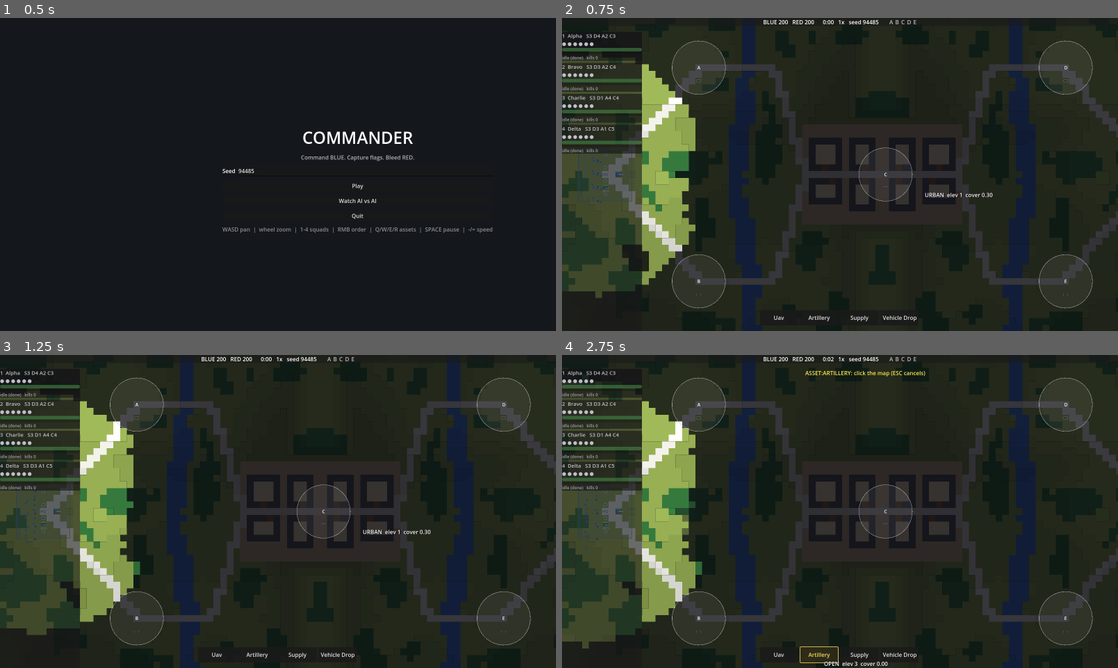
Above: before the commit, frames 1-4 (two rows, left to right).
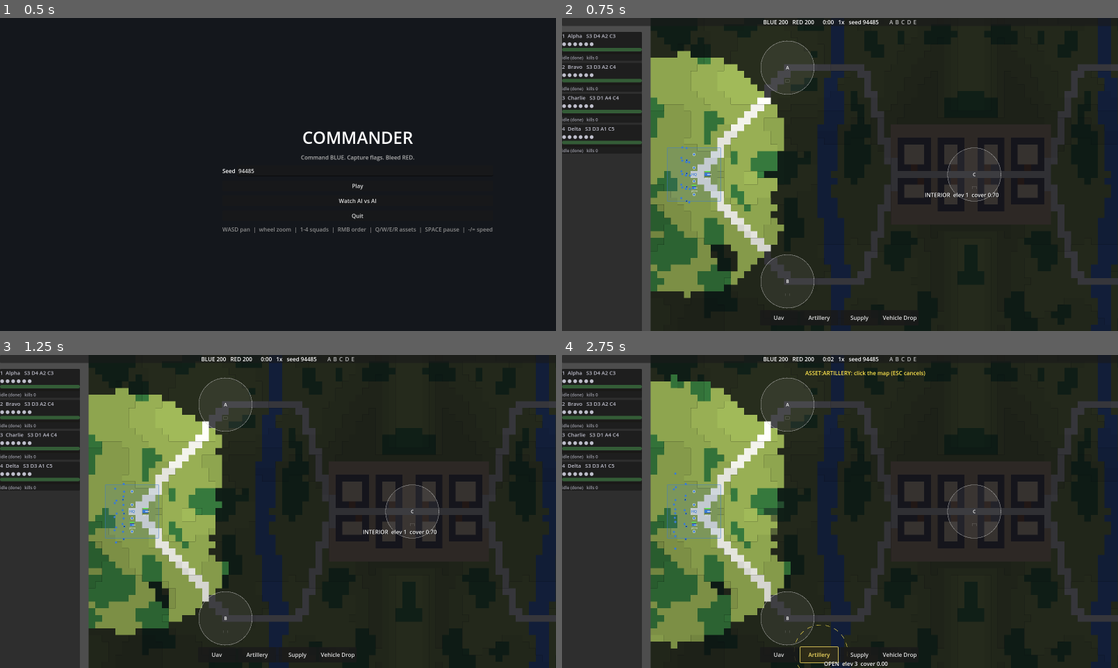
Above: after the commit, the same moments.

Repository: phd1992/bf2-commander
Game: Godot game, scene res://scenes/main.tscn
Same seed, same stepped clock (60 frames per second), same inputs: the game is played once before the commit and once after it.
Inputs:
- Up to frame 1 (0.5 s): no input
- Up to frame 2 (0.75 s): click "Play" at 0.5 s
- Up to frame 3 (1.25 s): no input
- Up to frame 4 (2.75 s): click "Uav" at 1.25 s; click "Artillery" at 2 s

Frame 1 is identical in both runs. In frame 2, 38% of the frame differs, in the area x 0-100%, y 0-100%; in frame 3, 39%; in frame 4, 39%.

Commit message:
M8: Assets
UAV, artillery, supply drop and vehicle drop with cooldowns, arrival delays
and live effects; asset bar with hotkeys, radial-style cooldown text and a
ghost radius circle while aiming; camera left margin so the HQ is not under
the squad panel; renderer visibility lookup fixed. Test 14.

Co-Authored-By: Claude Fable 5.1 <noreply@anthropic.com>
Claude-Session: https://claude.ai/code/session_01CWssav9aYDVYeDeoHepcq3

Diff:
--- a/render/camera.gd
+++ b/render/camera.gd
@@ -6,13 +6,16 @@
 const ZOOM_MIN := 0.5
 const ZOOM_MAX := 2.0
 const ZOOM_STEP := 1.15
+## The squad panel covers the left edge of the screen; let the camera scroll
+## a little past the map edge so the player's HQ is never hidden under it.
+const LEFT_MARGIN_PX := 260.0
 
 var _dragging := false
 
 
 func _ready() -> void:
 	var map_px := Vector2(Balance.MAP_W, Balance.MAP_H) * Balance.CELL_PX
-	limit_left = 0
+	limit_left = -int(LEFT_MARGIN_PX / ZOOM_MIN)
 	limit_top = 0
 	limit_right = int(map_px.x)
 	limit_bottom = int(map_px.y)
@@ -22,7 +25,8 @@
 		var hq := Sim.world.hq_of(Sim.player_team)
 		if hq != null:
 			# start over the player's HQ, shifted so the squad panel does not cover it
-			position = hq.centre_pos() * Balance.CELL_PX + Vector2(520, 0)
+			var vp := get_viewport_rect().size
+			position = hq.centre_pos() * Balance.CELL_PX + Vector2((vp.x * 0.5 - LEFT_MARGIN_PX - 120.0) / zoom.x, 0)
 	make_current()
 	_clamp()
 
@@ -67,5 +71,6 @@
 func _clamp() -> void:
 	var half := get_viewport_rect().size * 0.5 / zoom.x
 	var map_px := Vector2(Balance.MAP_W, Balance.MAP_H) * Balance.CELL_PX
-	position.x = clampf(position.x, minf(half.x, map_px.x * 0.5), maxf(map_px.x - half.x, map_px.x * 0.5))
+	var min_x := half.x - LEFT_MARGIN_PX / zoom.x
+	position.x = clampf(position.x, minf(min_x, map_px.x * 0.5), maxf(map_px.x - half.x, map_px.x * 0.5))
 	position.y = clampf(position.y, minf(half.y, map_px.y * 0.5), maxf(map_px.y - half.y, map_px.y * 0.5))
--- a/render/units_layer.gd
+++ b/render/units_layer.gd
@@ -8,6 +8,9 @@
 
 var selected_ids: Array = []   # squad ids highlighted (set by the HUD)
 var player_team: int = Balance.Team.BLUE
+## Asset being aimed ("" = none) and the cell under the mouse, set by the HUD.
+var ghost_asset := ""
+var ghost_cell := Vector2i(-1, -1)
 
 
 func _process(_delta: float) -> void:
@@ -25,6 +28,18 @@
 	_draw_members(w)
 	_draw_contacts(w)
 	_draw_orders(w)
+	_draw_ghost(w)
+
+
+func _draw_ghost(w: World) -> void:
+	if ghost_asset == "" or not w.grid.in_bounds(ghost_cell):
+		return
+	var c := Grid.centre_of(ghost_cell) * PX
+	var r: float = maxf(Balance.ASSETS[ghost_asset]["radius"], 1.0) * PX
+	var col := Color(1, 0.9, 0.3, 0.9)
+	_draw_dashed_circle(c, r, col)
+	draw_line(c + Vector2(-8, 0), c + Vector2(8, 0), col, 1.5)
+	draw_line(c + Vector2(0, -8), c + Vector2(0, 8), col, 1.5)
 
 
 static func team_color(team: int) -> Color:
@@ -105,8 +120,8 @@
 
 
 func _visible_set(w: World) -> Dictionary:
-	if "vision" in w and w.vision != null:
-		return w.vision.get(player_team, {})
+	if w.fog != null:
+		return w.fog.vision.get(player_team, {})
 	return {}
 
 
--- /dev/null
+++ b/tests/test_assets.gd
@@ -0,0 +1,130 @@
+extends TestCase
+## Test 14: asset cooldown and arrival timing, artillery damages walls,
+## supply heals and boosts accuracy, UAV reveals, vehicle drop spawns a jeep.
+
+const T := Balance.Terrain
+const B := Balance.Team.BLUE
+const R := Balance.Team.RED
+
+
+func _world() -> World:
+	var w := World.new()
+	w.setup_blank(1, 60, 40, T.OPEN)
+	return w
+
+
+func test_cooldown_and_arrival() -> void:
+	var w := _world()
+	var a := w.assets
+	check(a.is_ready(B, "UAV"), "UAV ready at start")
+	check(a.use(B, "UAV", Vector2i(30, 20)), "UAV used")
+	check(not a.is_ready(B, "UAV"), "on cooldown immediately (cooldown starts on use)")
+	check_near(a.cooldown_remaining(B, "UAV"), 90.0, 0.001, "90 s cooldown")
+	check(not a.use(B, "UAV", Vector2i(30, 20)), "cannot use again")
+	check(a.is_ready(R, "UAV"), "RED's UAV is independent")
+	run_seconds(w, 2.9)
+	check_eq(a.active_uavs(B).size(), 0, "not arrived before 3 s")
+	check_eq(a.pending(B).size(), 1, "pending")
+	run_seconds(w, 0.2)
+	check_eq(a.active_uavs(B).size(), 1, "arrived after 3 s")
+	run_seconds(w, 30.0)
+	check_eq(a.active_uavs(B).size(), 0, "UAV expires after 30 s")
+	run_seconds(w, 57.0)
+	check(a.is_ready(B, "UAV"), "ready again 90 s after use")
+
+
+func test_artillery_damages_walls_and_units() -> void:
+	var w := _world()
+	for y in range(15, 26):
+		w.grid.set_terrain(Vector2i(30, y), T.WALL)
+	w.buildings.scan()
+	var victims := w.create_squad(R, "V", [3, 3, 3, 3], Vector2(32.5, 20.5))
+	var spots := [Vector2(32.5, 20.5), Vector2(31.5, 18.5), Vector2(31.5, 22.5), Vector2(33.5, 18.5), Vector2(33.5, 22.5), Vector2(32.5, 24.5)]
+	for i in victims.members.size():
+		victims.members[i].pos = spots[i]
+	w.give_order(victims, Balance.Order.HOLD, Vector2i(-1, -1), null, null, 0.0)
+	check(w.assets.use(B, "ARTILLERY", Vector2i(30, 20)), "artillery called")
+	run_seconds(w, 4.9)
+	check_eq(w.match_stats["walls_destroyed"], 0, "nothing before the 5 s arrival delay")
+	# Step tick by tick and reconcile every shell with who stood inside its splash.
+	var impacts := 0
+	var hits := {}
+	for m in victims.members:
+		hits[m] = 0
+	for i in 65:
+		w.events.clear()
+		w.step(Balance.TICK)
+		for e in w.events:
+			if e["type"] == "impact" and e["weapon"] == "ARTY_SHELL":
+				impacts += 1
+				check(Grid.centre_of(Vector2i(30, 20)).distance_to(e["pos"]) <= Balance.ASSETS["ARTILLERY"]["radius"] + 0.001, "shell lands inside the 4-cell radius")
+				for m in victims.members:
+					if m.pos.distance_to(e["pos"]) <= e["radius"]:
+						hits[m] += 1
+	check_eq(impacts, 6, "six shells landed")
+	for m in victims.members:
+		var expected := maxf(0.0, Balance.MEMBER_HP - Balance.WEAPONS["ARTY_SHELL"]["dmg_inf"] * hits[m])
+		var actual: float = m.hp if m.is_alive() else 0.0
+		check_near(actual, expected, 0.001, "member %d took %d splash hits" % [m.id, hits[m]])
+	var damaged := 0
+	var rubble := 0
+	for y in range(15, 26):
+		var c := Vector2i(30, y)
+		if w.grid.get_terrain(c) == T.RUBBLE:
+			rubble += 1
+		elif w.grid.get_wall_hp(c) < Balance.WALL_HP:
+			damaged += 1
+	check(damaged + rubble > 0, "walls took damage (%d damaged, %d rubble)" % [damaged, rubble])
+
+
+func test_supply_heals_and_boosts_accuracy() -> void:
+	var w := _world()
+	var s := w.create_squad(B, "S", [3, 3, 3, 3], Vector2(20.5, 20.5))
+	w.give_order(s, Balance.Order.HOLD, Vector2i(-1, -1), null, null, 0.0)
+	for m in s.members:
+		m.hp = 50.0
+	var enemy := w.create_squad(R, "E", [3, 3, 3, 3], Vector2(56.5, 20.5))   # far away: no firefight
+	var p_before := Combat.hit_chance(w, s.leader, s, "RIFLE", enemy.leader)
+	check(w.assets.use(B, "SUPPLY", Vector2i(20, 20)), "supply called")
+	run_seconds(w, 8.1)
+	check_eq(w.assets.active_crates(B).size(), 1, "crate landed after 8 s")
+	var p_after := Combat.hit_chance(w, s.leader, s, "RIFLE", enemy.leader)
+	check_near(p_after - p_before, Balance.HIT_BASE * Balance.SUPPLY_ACCURACY_BONUS * Weapons.range_factor("RIFLE", 36.0), 0.01, "accuracy_mult +0.3 near the crate")
+	var hp0 := s.members[2].hp
+	run_seconds(w, 2.0)
+	check(s.members[2].hp >= hp0 + 19.0 and s.members[2].hp <= hp0 + 21.0, "healed ~10 HP/s (%.1f -> %.1f)" % [hp0, s.members[2].hp])
+	run_seconds(w, 10.0)
+	check_near(s.members[2].hp, Balance.MEMBER_HP, 0.001, "capped at full HP")
+	# the enemy squad gets no benefit
+	check(not w.assets.has_supply_near(R, Vector2(20.5, 20.5)), "crate is team-specific")
+	run_seconds(w, 60.0)
+	check_eq(w.assets.active_crates(B).size(), 0, "crate gone after 60 s")
+
+
+func test_uav_reveals_live_contacts() -> void:
+	var w := _world()
+	w.grid.fill_rect(30, 0, 20, 40, T.FOREST)
+	var enemy := w.create_squad(R, "E", [3, 3, 3, 3], Vector2(40.5, 20.5))
+	w.give_order(enemy, Balance.Order.HOLD, Vector2i(-1, -1), null, null, 0.0)
+	run_ticks(w, 1)
+	check_eq(w.fog.revealed_contacts(B, w.time).size(), 0, "hidden in the forest with nobody nearby")
+	w.assets.use(B, "UAV", Vector2i(40, 20))
+	run_seconds(w, 3.1)
+	check_eq(w.fog.revealed_contacts(B, w.time).size(), 6, "all six revealed immediately under the UAV")
+	run_seconds(w, 31.0)
+	check_eq(w.fog.revealed_contacts(B, w.time).size(), 0, "contacts drop once the UAV expires")
+
+
+func test_vehicle_drop() -> void:
+	var w := _world()
+	w.grid.fill_rect(20, 0, 5, 40, T.FOREST)
+	check_eq(w.vehicles.size(), 0, "no vehicles")
+	w.assets.use(R, "VEHICLE_DROP", Vector2i(22, 20))   # forest: wheeled impassable
+	run_seconds(w, 8.1)
+	check_eq(w.vehicles.size(), 1, "jeep dropped after 8 s")
+	var v: Vehicle = w.vehicles[0]
+	check_eq(v.vtype, "JEEP", "it is a jeep")
+	check_eq(v.team, R, "for the calling team")
+	check(w.grid.is_passable(v.cell(), Balance.MoveClass.WHEELED), "placed on a wheeled-passable cell")
+	check(v.pos.distance_to(Vector2(22.5, 20.5)) <= 4.0, "near the target")
+	check_eq(w.match_stats["assets_used"], 1, "asset use counted")
--- a/ui/hud.gd
+++ b/ui/hud.gd
@@ -147,6 +147,8 @@
 	_mode_label.text = "" if pending_mode == "" else "%s: click the map (ESC cancels)" % pending_mode
 	if _units_layer != null:
 		_units_layer.selected_ids = selected
+		_units_layer.ghost_asset = pending_mode.trim_prefix("ASSET:") if pending_mode.begins_with("ASSET:") else ""
+		_units_layer.ghost_cell = _game.mouse_cell()
 
 
 func _refresh_flags(w: World) -> void:
@@ -270,8 +272,8 @@
 
 
 func _is_visible(w: World, u) -> bool:
-	if "vision" in w and w.vision != null:
-		return w.vision.get(Sim.player_team, {}).has(u)
+	if w.fog != null:
+		return w.fog.is_visible_to(Sim.player_team, u)
 	return true
 
 
Not shown, added: tests/test_assets.gd.uid
Not shown, changed: PROGRESS.md
